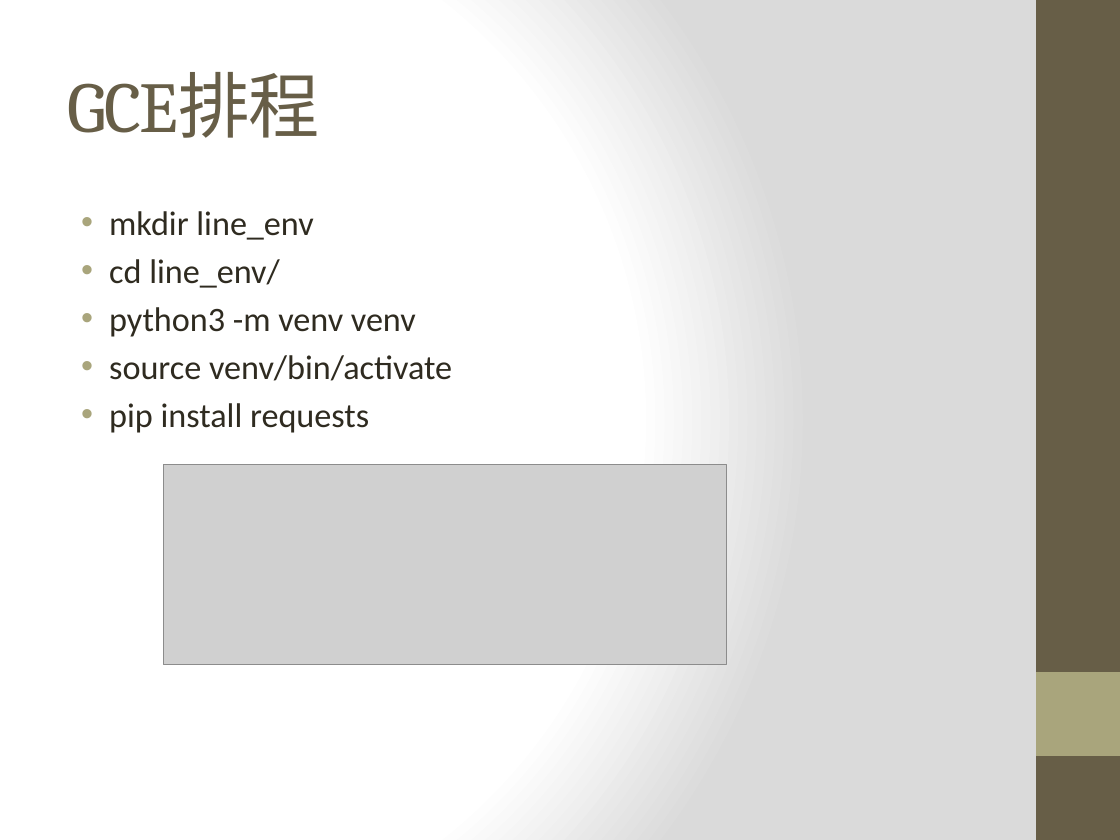
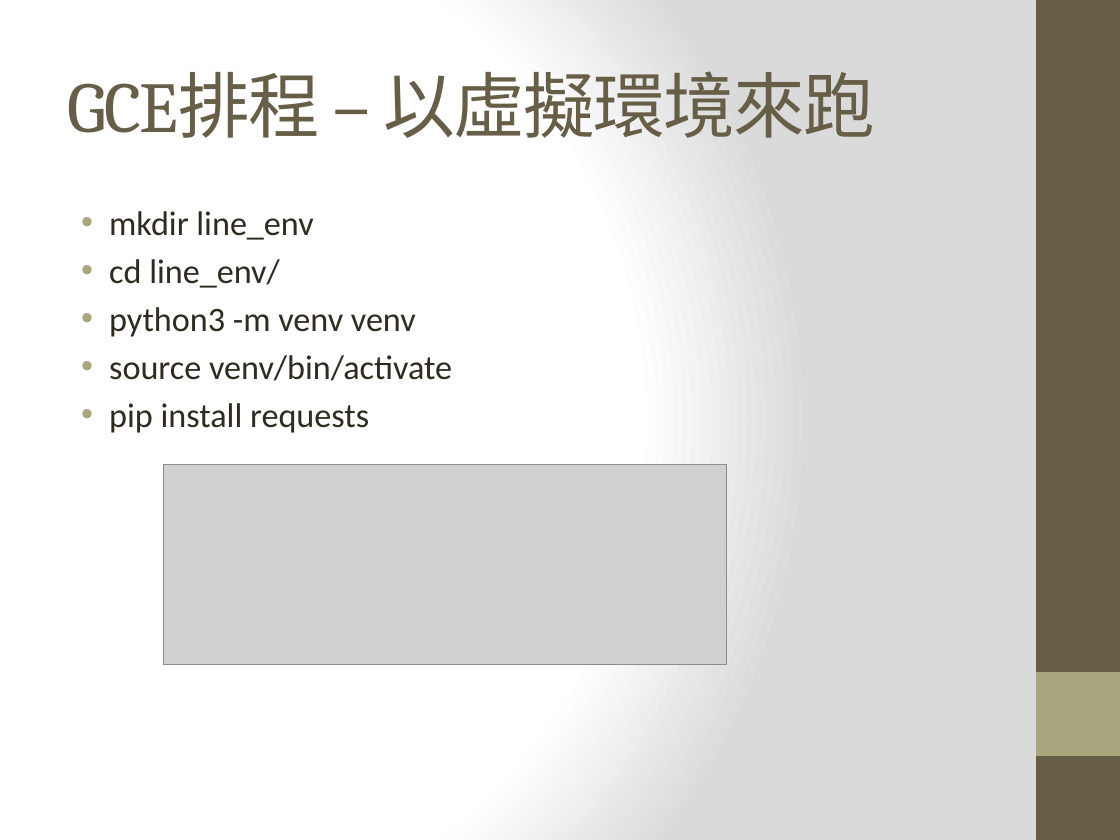
Before and after one commit to maloyang/KH20200704_Python_Basic_and_ML, a slide deck: slide 17 of Day3/Day3-3.pptx (slide 4 before the commit). Drawn at 1120x840 pixels with LibreOffice and Linux fonts; fonts in the diff are those of the drawing; grey boxes stand for pictures. Boxes give left, top, right and bottom in pixels: in the first picture for what was removed or moved away, otherwise in the second. Text is boxed around its words. In the diff, an @@ line names an element or a change of style, - is before the commit and + after.

Commit message:
update ppt

```diff
--- a/Day3/Day3-3.pptx
+++ b/Day3/Day3-3.pptx
@@ title at (67, 71, 875, 138): text changed @@
-GCE排程
+GCE排程 – 以虛擬環境來跑
```
Also in this commit, not shown: 1 other slide changed, 6 slides added, 1 slide removed.
